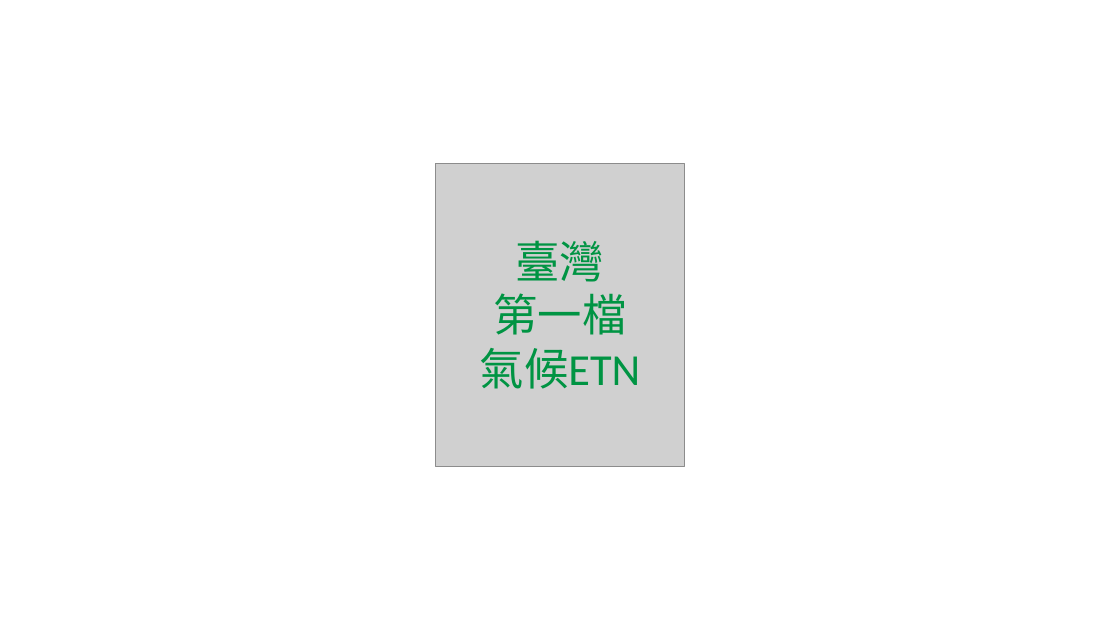
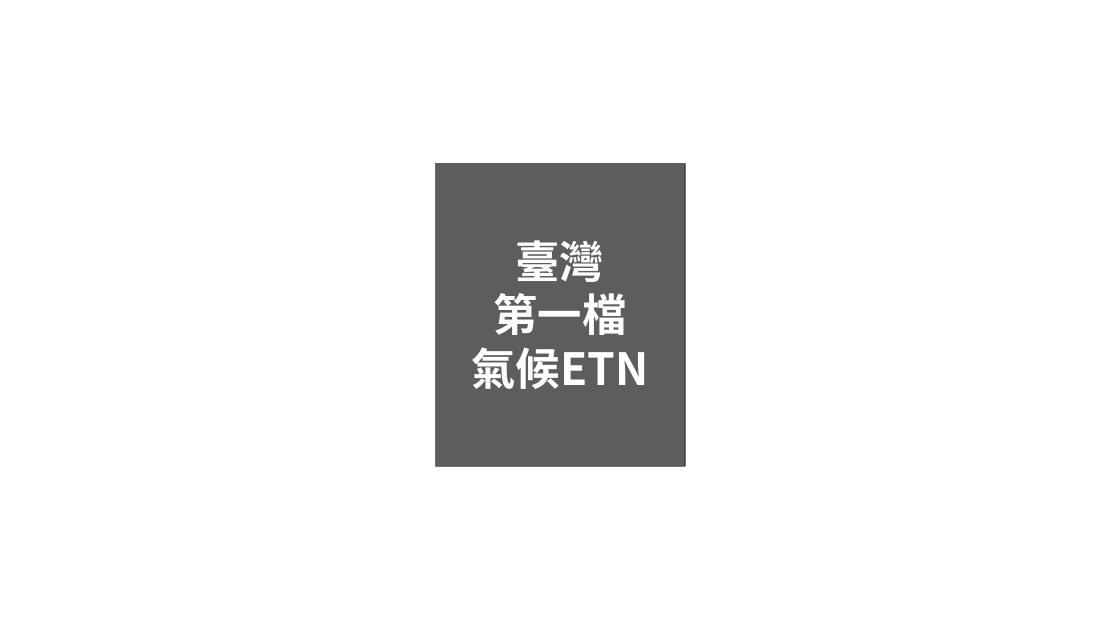
Before and after one commit to Capoo0202/Capoo0202.github.io, a slide deck: slide 10 of img/簡報1.pptx (slide 1 before the commit). Drawn at 1120x630 pixels with LibreOffice and Linux fonts; fonts in the diff are those of the drawing; grey boxes stand for pictures. Boxes give left, top, right and bottom in pixels: in the first picture for what was removed or moved away, otherwise in the second. Text is boxed around its words. In the diff, an @@ line names an element or a change of style, - is before the commit and + after.

```diff
--- a/img/簡報1.pptx
+++ b/img/簡報1.pptx
@@ rectangle added at <box>436,164,686,467</box>, fill #000000 at 55% opacity @@
@@ text "臺灣" at <box>471,240,648,389</box>: font Calibri to Noto Sans CJK SC, text colour gradient #00682F to #009443 to #00B050 to #FFFFFF, letter outline #000000 0.75 pt to none, bold on @@
```
Also in this commit, not shown: 1 other slide changed, 18 slides added, 14 other files.
